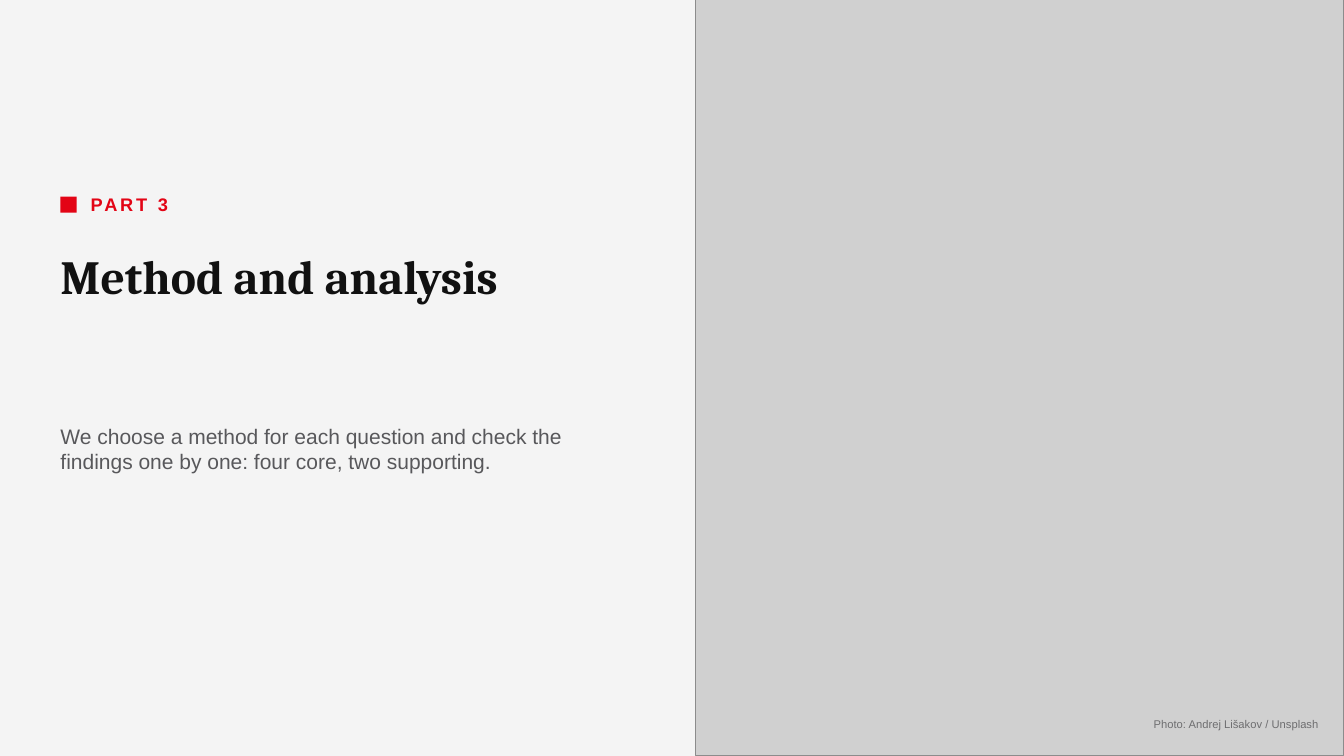
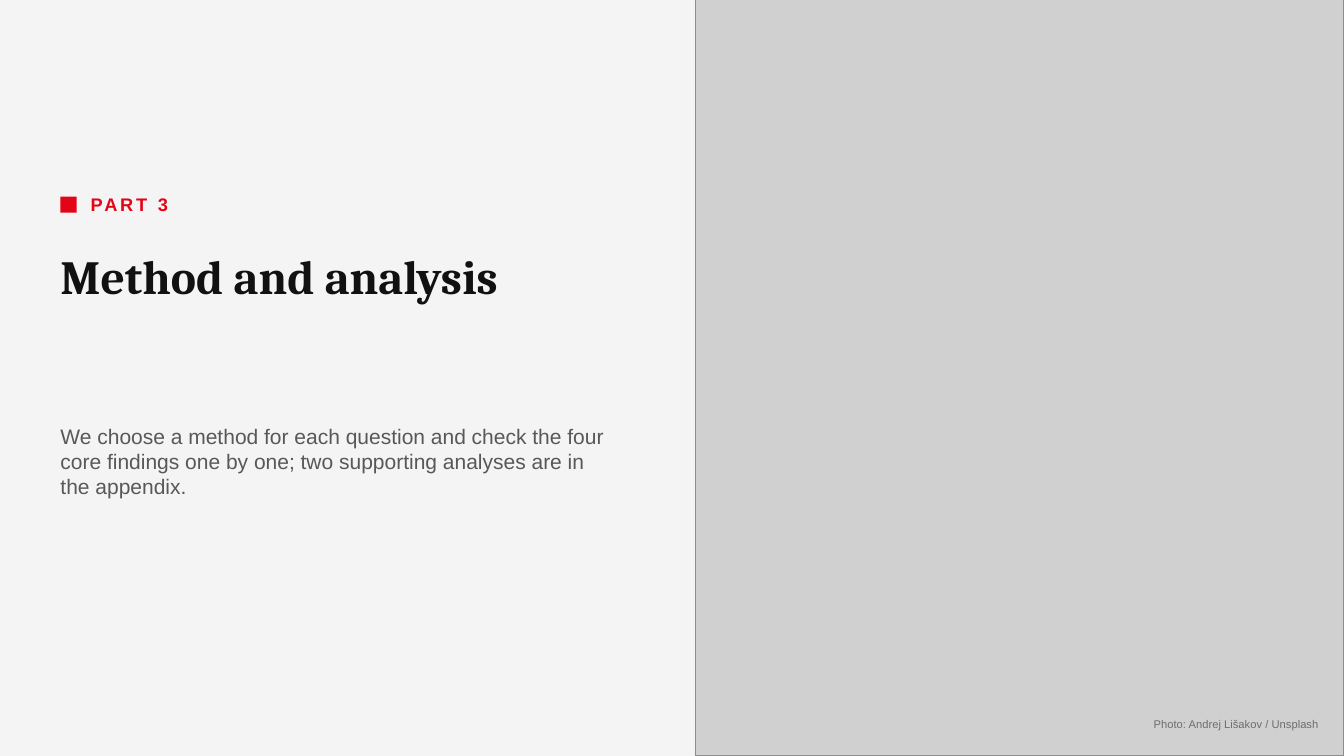
Before and after one commit to underthesun7213/social-data, a slide deck: slide 11 of presentation/hm_retention_deck_en.pptx. Drawn at 1344x756 pixels with LibreOffice and Linux fonts; fonts in the diff are those of the drawing; grey boxes stand for pictures. Boxes give left, top, right and bottom in pixels: in the first picture for what was removed or moved away, otherwise in the second. Text is boxed around its words. In the diff, an @@ line names an element or a change of style, - is before the commit and + after.

```diff
--- a/presentation/hm_retention_deck_en.pptx
+++ b/presentation/hm_retention_deck_en.pptx
@@ text at <box>60,429,603,499</box>: text changed @@
-We choose a method for each question and check the findings one by one: four core, two supporting.
+We choose a method for each question and check the four core findings one by one; two supporting analyses are in the appendix.
```
Also in this commit, not shown: 18 other slides changed, 1 slide added, 4 other files.
